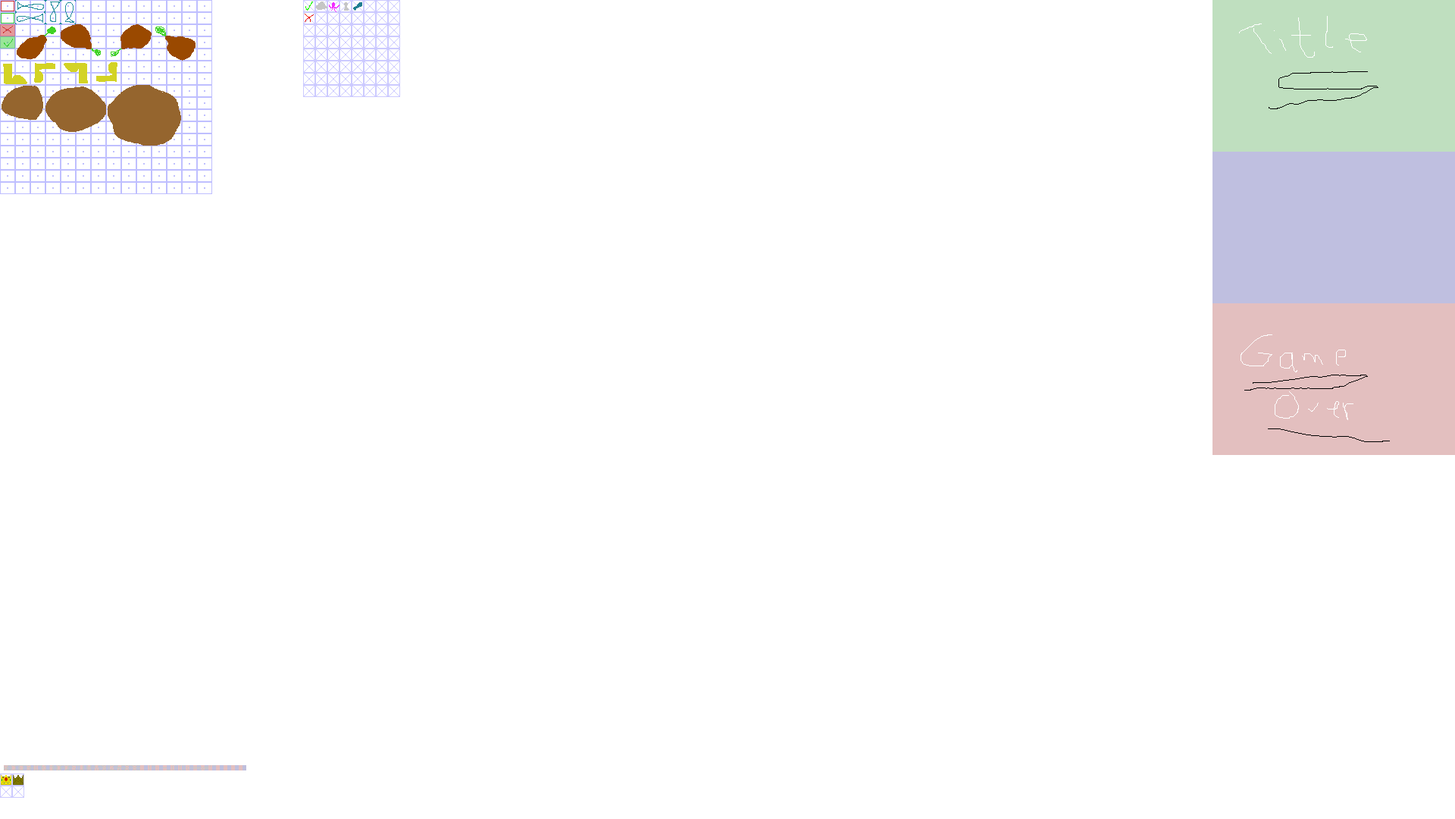
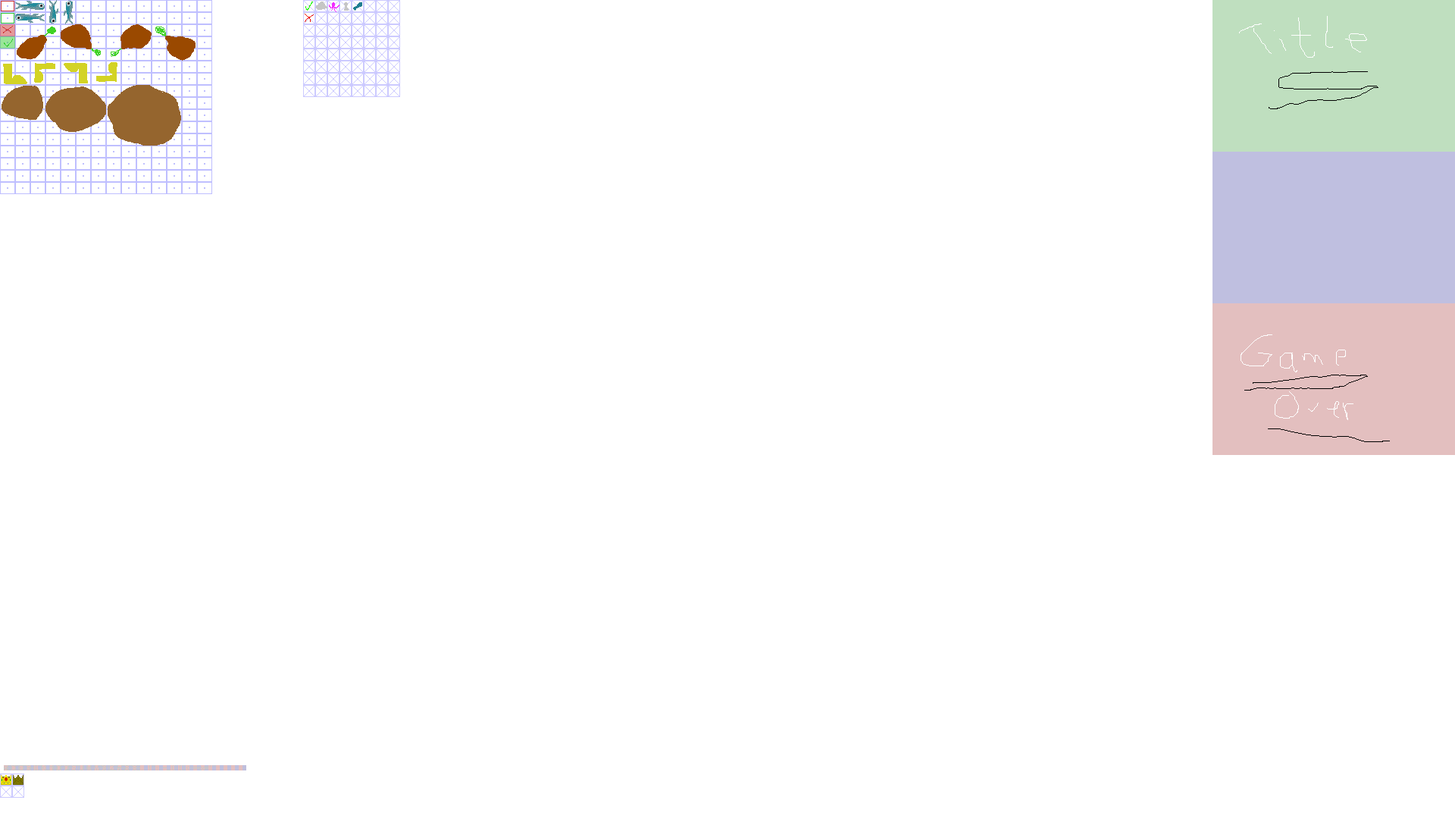
Revision of a layered (1455, 819) image; what changed, layer by layer:
painted on "pizzagrid" over [15,0,76,25]
